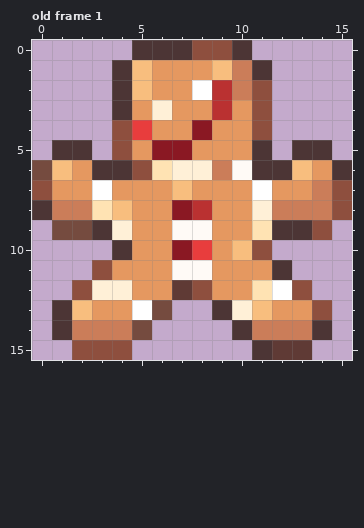
A pixel-art file gets an edit: resources pengu/points.aseprite. The first picture shows the starting point.
16x16 pixels, 5 frames. Colours within 5 levels of each other are drawn and written as one. Shown: old frame 1. The commit also changed other frames, which this record leaves out.
The same view after the edit:
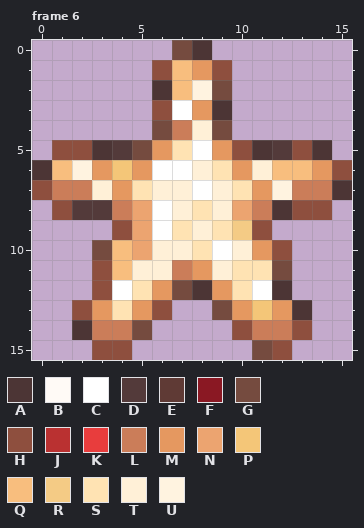
Palette (. is transparent): A #4c3535  B #fffaf6  C #ffffff  D #533a3a  E #5f3a35  F #8a1823  G #754b3f  H #8e4f3e  J #ba3131  K #e83d3d  L #cb7d59  M #e59860  N #eca470  P #f4c678  Q #f8be7e  R #f4cb85  S #ffe3b3  T #fff0d7  U #fff3e0
A new or re-ordered frame is compared with the old frame closest to it.
Change:
frames 5 -> 6
Changed rows in their new state; - is an unchanged pixel.
Frame 6 is new; against old frame 1:
first column x 0:
 0 -----..GA..-----
 1 ----..HQ-H..----
 2 ----..AQUG..----
 3 ----..HC-A..----
 4 ----..GLTG..----
 5 -HHADGMSC-H-DH--
 6 A-UMPMCC-SMTQ--H
 7 -LLT-STTCTSMUL-A
 8 .HDDLNCTSTNLAHH.
 9 -...HNCSTSRH...-
10 ---GQNTTSCTMH---
11 ----QTTLMTSSG---
12 --.HCS-GA-SCA.--
13 -.H-SMH--GMP-A.-
14 -.A-------H--H.-
15 --.--------GH.--
Changed places in both pictures, as pixel boxes (x1, y1, x2, y2):
changed: (32, 40, 352, 360)
